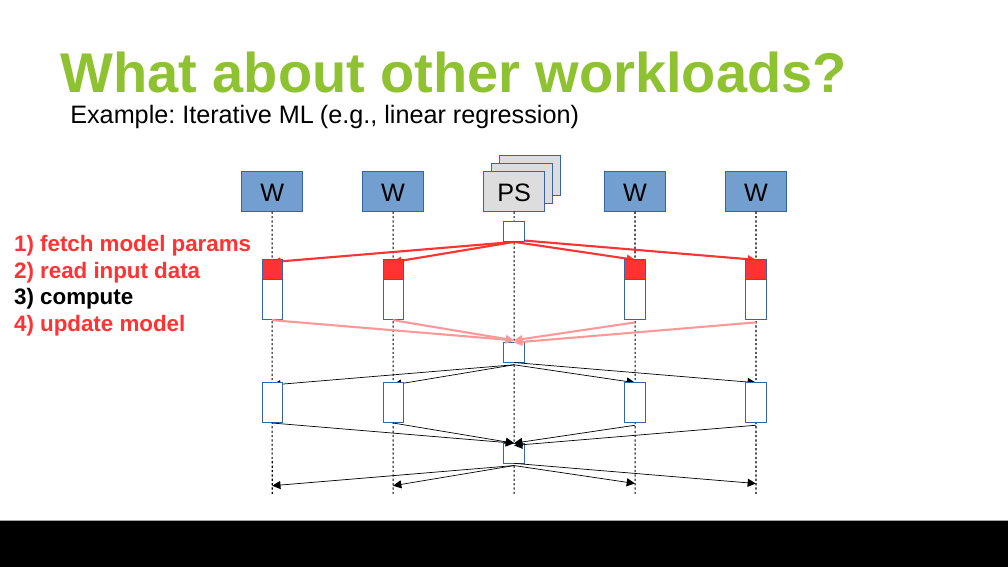
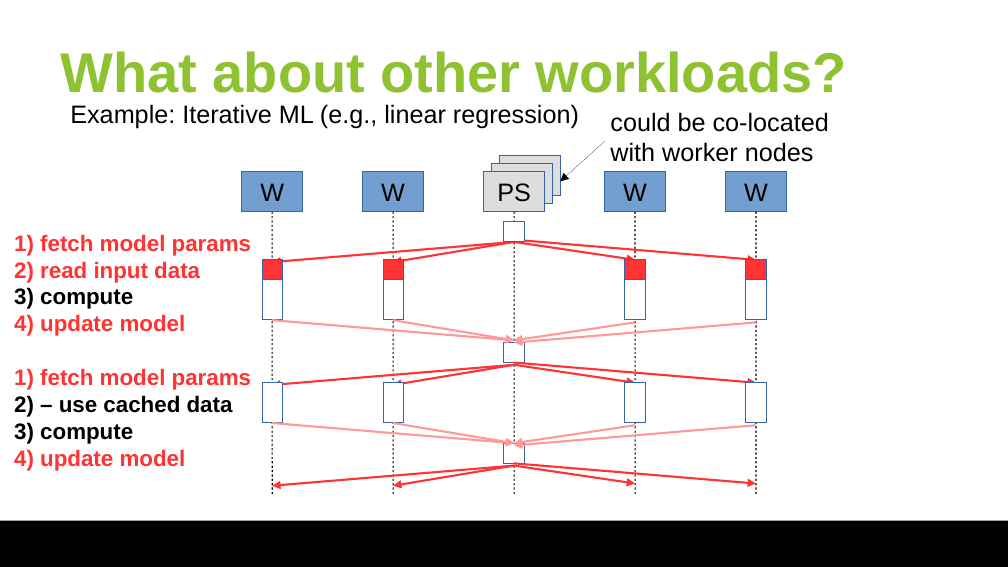
Before and after one commit to huangyibo/spark-summit-18, a slide deck: slide 15 of slides/spark-summit-18.odp. Drawn at 1008x567 pixels with LibreOffice and Linux fonts; fonts in the diff are those of the drawing; background and template pictures are left out. Boxes give left, top, right and bottom in pixels: in the first picture for what was removed or moved away, otherwise in the second. Text is boxed around its words. In the diff, an @@ line names an element or a change of style, - is before the commit and + after.

Commit message:
slides

```diff
--- a/slides/spark-summit-18.odp
+++ b/slides/spark-summit-18.odp
@@ text added at [610, 112, 829, 162], 18 pt, text #000000 @@
+could be co-located
+with worker nodes
@@ arrow added from (605, 141) to (560, 181), #000000 0 pt @@
@@ text at [14, 368, 251, 471]: text colour #FFFFFF to #FF3333 in "1) fetch model params", "4) update model"; text colour #FFFFFF to #000000 in "2) – use cached data", "3) compute" @@
@@ arrow (514, 365) - (272, 385): stroke #000000 0.51 pt to #FF3333 1.5 pt @@
@@ arrow (514, 365) - (393, 385): stroke #000000 0.51 pt to #FF3333 1.5 pt @@
@@ arrow (514, 363) - (756, 383): stroke #000000 0.51 pt to #FF3333 1.5 pt @@
@@ arrow (514, 365) - (635, 383): stroke #000000 0.51 pt to #FF3333 1.5 pt @@
@@ arrow (514, 444) - (272, 423): stroke #000000 0.51 pt to #FF9999 1.5 pt @@
@@ arrow (514, 444) - (393, 423): stroke #000000 0.51 pt to #FF9999 1.5 pt @@
@@ arrow (514, 446) - (756, 425): stroke #000000 0.51 pt to #FF9999 1.5 pt @@
@@ arrow (514, 444) - (635, 425): stroke #000000 0.51 pt to #FF9999 1.5 pt @@
@@ arrow (514, 466) - (272, 486): stroke #000000 0.51 pt to #FF3333 1.5 pt @@
@@ arrow (514, 466) - (393, 486): stroke #000000 0.51 pt to #FF3333 1.5 pt @@
@@ arrow (514, 464) - (756, 484): stroke #000000 0.51 pt to #FF3333 1.5 pt @@
@@ arrow (514, 466) - (635, 484): stroke #000000 0.51 pt to #FF3333 1.5 pt @@
```
Also in this commit, not shown: 5 other slides changed, 1 slide removed.
